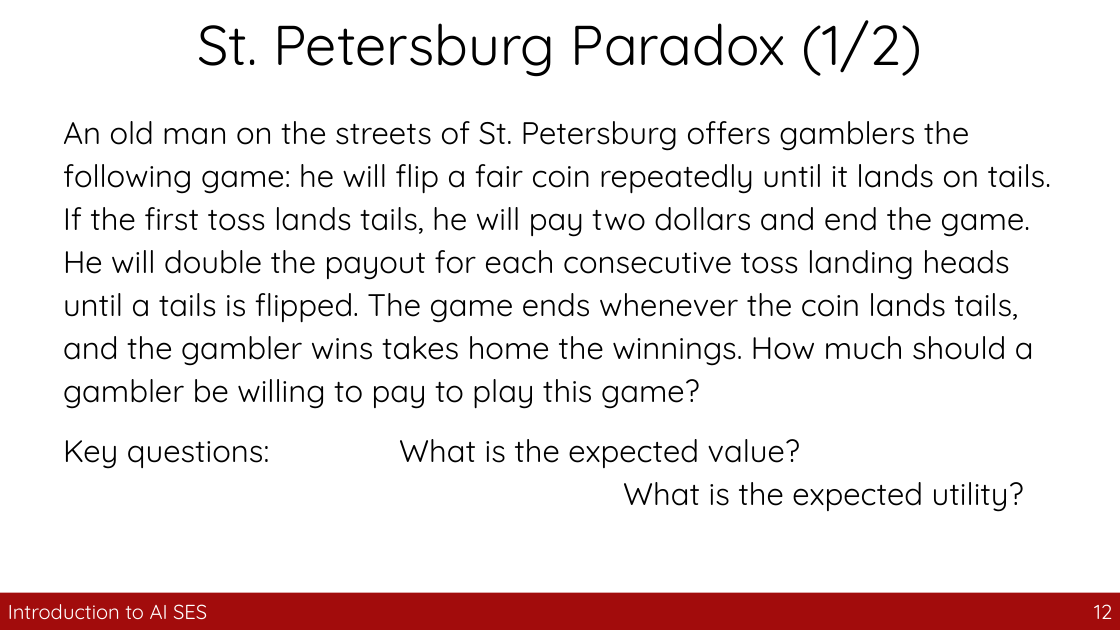
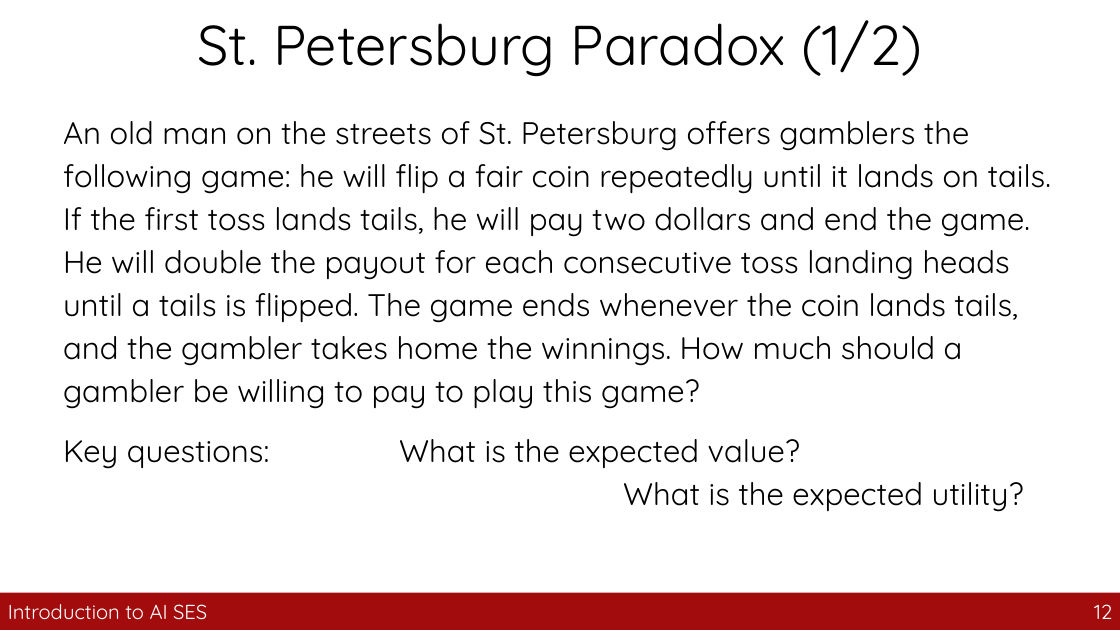
Before and after one commit to guhofstra/CSC163Fa26, a slide deck: slide 12 of PPTs/10_utility_functions.pptx. Drawn at 1120x630 pixels with LibreOffice and Linux fonts; fonts in the diff are those of the drawing. Boxes give left, top, right and bottom in pixels: in the first picture for what was removed or moved away, otherwise in the second. Text is boxed around its words. In the diff, an @@ line names an element or a change of style, - is before the commit and + after.

```diff
--- a/PPTs/10_utility_functions.pptx
+++ b/PPTs/10_utility_functions.pptx
@@ text at [63, 121, 1051, 409]: text changed @@
-An old man on the streets of St. Petersburg offers gamblers the following game: he will flip a fair coin repeatedly until it lands on tails. If the first toss lands tails, he will pay two dollars and end the game. He will double the payout for each consecutive toss landing heads until a tails is flipped. The game ends whenever the coin lands tails, and the gambler wins takes home the winnings. How much should a gambler be willing to pay to play this game?
+An old man on the streets of St. Petersburg offers gamblers the following game: he will flip a fair coin repeatedly until it lands on tails. If the first toss lands tails, he will pay two dollars and end the game. He will double the payout for each consecutive toss landing heads until a tails is flipped. The game ends whenever the coin lands tails, and the gambler takes home the winnings. How much should a gambler be willing to pay to play this game?
```
Also in this commit, not shown: 5 other slides changed, 30 other files.
